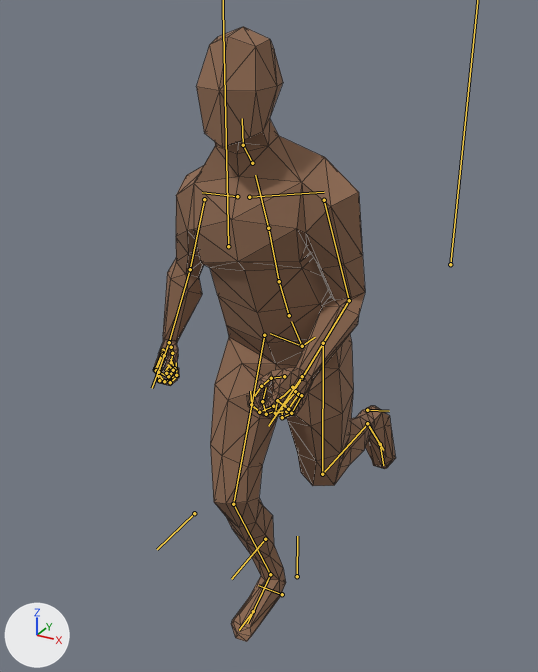
Two versions of the glTF model Soulslike/res/player.gltf, one commit apart.
Before and after are seen from a 50 mm lens placed at (0.77, -1.574, 1.55), pointed at (-0.104, 0.015, 0.756). Arrows for +X, +Y and +Z are at lower left; the lights stay in place. Both versions are drawn at frame 18 of the action 'run'; the numbers are the values there. The bones that bend it are drawn over the model as lines. Mesh edges are drawn as thin lines.
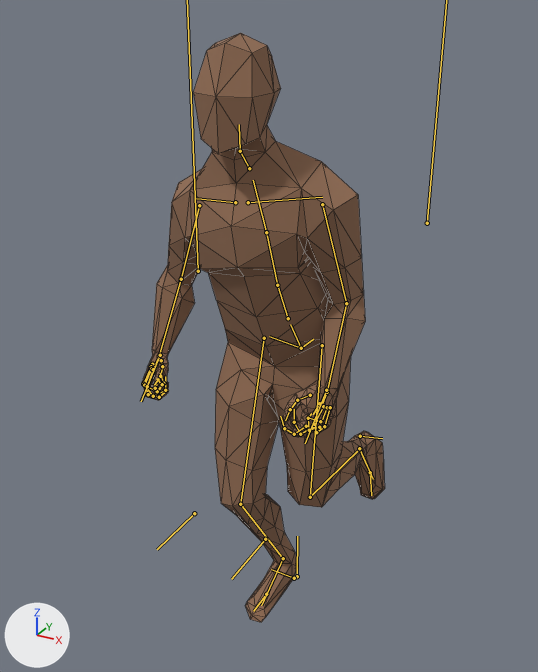
Boxes [x1, y1, x2, y2] around the edits, measured in the pictures (538 x 672 px):
'Cube.001', posed
    before: [153, 27, 396, 642]
    after: [142, 33, 385, 622]
bone 'spine', root to tip
    before: (302, 346) to (291, 321)
    after: (301, 348) to (290, 324)
bone 'shoulder.L', root to tip
    before: (249, 197) to (324, 192)
    after: (248, 202) to (322, 197)
bone 'upper_arm.L', root to tip
    before: (324, 200) to (349, 300)
    after: (322, 204) to (346, 303)
bone 'forearm.L', root to tip
    before: (349, 300) to (302, 378)
    after: (346, 303) to (327, 392)
bone 'hand.L', root to tip
    before: (302, 378) to (293, 390)
    after: (327, 392) to (321, 406)
bone 'shoulder.R', root to tip
    before: (237, 196) to (202, 192)
    after: (235, 202) to (196, 198)
bone 'upper_arm.R', root to tip
    before: (204, 199) to (190, 269)
    after: (199, 205) to (181, 279)
bone 'forearm.R', root to tip
    before: (190, 269) to (169, 342)
    after: (181, 279) to (159, 356)
bone 'hand.R', root to tip
    before: (169, 342) to (164, 354)
    after: (159, 356) to (154, 368)
bone 'thigh.L', root to tip
    before: (323, 343) to (322, 474)
    after: (322, 345) to (310, 497)
bone 'shin.L', root to tip
    before: (322, 474) to (367, 424)
    after: (310, 497) to (359, 449)
bone 'foot.L', root to tip
    before: (367, 424) to (376, 437)
    after: (359, 449) to (366, 465)
bone 'thigh.R', root to tip
    before: (264, 335) to (233, 504)
    after: (264, 338) to (240, 504)
bone 'shin.R', root to tip
    before: (233, 504) to (270, 574)
    after: (240, 504) to (283, 558)
bone 'foot.R', root to tip
    before: (270, 574) to (259, 599)
    after: (283, 558) to (272, 582)

Patch to the scene script:
```diff
--- a/Soulslike/res/player.gltf.py
+++ b/Soulslike/res/player.gltf.py
@@ bone_spine @@
 bone_spine = bpy.data.objects['metarig'].pose.bones['spine']  # child of 'root'
-bone_spine.location = (0.007, -0.042, 0.07)
-bone_spine.rotation_quaternion = (0.988, 0.148, 0.031, 0.022)  # degrees (17, 3, 3)
+bone_spine.location = (0.005, -0.05, 0.071)
+bone_spine.rotation_quaternion = (0.987, 0.154, 0.033, 0.023)  # degrees (18, 3, 3)
@@ bone_shoulder_l @@
 bone_shoulder_l = bpy.data.objects['metarig'].pose.bones['shoulder.L']  # child of 'spine.003'
-bone_shoulder_l.rotation_quaternion = (0.997, -0.057, 0.04, 0.002)  # degrees (-7, 5, 0)
+bone_shoulder_l.rotation_quaternion = (0.997, -0.067, 0.046, 0.015)  # degrees (-8, 5, 1)
@@ bone_upper_arm_l @@
 bone_upper_arm_l = bpy.data.objects['metarig'].pose.bones['upper_arm.L']  # child of 'shoulder.L'
-bone_upper_arm_l.rotation_quaternion = (0.933, -0.212, 0.277, 0.083)  # degrees (-25, 34, 3)
+bone_upper_arm_l.rotation_quaternion = (0.946, -0.212, 0.229, 0.085)  # degrees (-24, 28, 4)
@@ bone_forearm_l @@
 bone_forearm_l = bpy.data.objects['metarig'].pose.bones['forearm.L']  # child of 'upper_arm.L'
-bone_forearm_l.rotation_quaternion = (0.821, -0.2, 0.243, -0.464)  # degrees (-35, 12, -63)
+bone_forearm_l.rotation_quaternion = (0.92, -0.164, 0.149, -0.306)  # degrees (-24, 10, -39)
@@ bone_hand_l @@
 bone_hand_l = bpy.data.objects['metarig'].pose.bones['hand.L']  # child of 'forearm.L'
-bone_hand_l.rotation_quaternion = (0.966, -0.012, -0.24, 0.023)  # degrees (-2, -28, 3)
+bone_hand_l.rotation_quaternion = (0.994, -0.055, -0.068, -0.011)  # degrees (-6, -8, -1)
@@ bone_shoulder_r @@
 bone_shoulder_r = bpy.data.objects['metarig'].pose.bones['shoulder.R']  # child of 'spine.003'
-bone_shoulder_r.rotation_quaternion = (0.994, -0.094, -0.039, -0.033)  # degrees (-11, -5, -3)
+bone_shoulder_r.rotation_quaternion = (0.995, -0.089, -0.044, -0.012)  # degrees (-10, -5, -1)
@@ bone_upper_arm_r @@
 bone_upper_arm_r = bpy.data.objects['metarig'].pose.bones['upper_arm.R']  # child of 'shoulder.R'
-bone_upper_arm_r.rotation_quaternion = (0.99, 0.029, -0.138, 0.02)  # degrees (3, -16, 2)
+bone_upper_arm_r.rotation_quaternion = (0.986, 0.007, -0.161, 0.047)  # degrees (0, -19, 5)
@@ bone_forearm_r @@
 bone_forearm_r = bpy.data.objects['metarig'].pose.bones['forearm.R']  # child of 'upper_arm.R'
-bone_forearm_r.rotation_quaternion = (0.933, -0.201, -0.193, 0.226)  # degrees (-29, -16, 31)
+bone_forearm_r.rotation_quaternion = (0.907, -0.229, -0.193, 0.287)  # degrees (-33, -13, 39)
@@ bone_hand_r @@
 bone_hand_r = bpy.data.objects['metarig'].pose.bones['hand.R']  # child of 'forearm.R'
-bone_hand_r.rotation_quaternion = (0.953, -0.159, 0.073, 0.245)  # degrees (-16, 13, 27)
+bone_hand_r.rotation_quaternion = (0.964, -0.078, 0.125, 0.204)  # degrees (-6, 16, 23)
@@ bone_thigh_l @@
 bone_thigh_l = bpy.data.objects['metarig'].pose.bones['thigh.L']  # child of 'spine'
-bone_thigh_l.rotation_quaternion = (0.994, -0.071, -0.035, 0.073)  # degrees (-8, -3, 9)
+bone_thigh_l.rotation_quaternion = (0.978, -0.187, -0.022, 0.065)  # degrees (-22, -1, 8)
@@ bone_shin_l @@
 bone_shin_l = bpy.data.objects['metarig'].pose.bones['shin.L']  # child of 'thigh.L'
-bone_shin_l.rotation_quaternion = (0.794, 0.606, 0.008, 0.004)  # degrees (75, 0, 1)
+bone_shin_l.rotation_quaternion = (0.744, 0.667, 0.014, 0.02)  # degrees (84, 0, 3)
@@ bone_foot_l @@
 bone_foot_l = bpy.data.objects['metarig'].pose.bones['foot.L']  # child of 'shin.L'
-bone_foot_l.rotation_quaternion = (0.989, 0.044, 0.048, -0.121)  # degrees (4, 6, -14)
+bone_foot_l.rotation_quaternion = (0.993, 0.017, 0.044, -0.103)  # degrees (1, 5, -12)
@@ bone_thigh_r @@
 bone_thigh_r = bpy.data.objects['metarig'].pose.bones['thigh.R']  # child of 'spine'
-bone_thigh_r.rotation_quaternion = (0.93, -0.366, 0.026, 0.013)  # degrees (-43, 3, 0)
+bone_thigh_r.rotation_quaternion = (0.942, -0.331, 0.039, 0.007)  # degrees (-39, 5, -1)
@@ bone_shin_r @@
 bone_shin_r = bpy.data.objects['metarig'].pose.bones['shin.R']  # child of 'thigh.R'
-bone_shin_r.rotation_quaternion = (0.906, 0.407, -0.057, -0.097)  # degrees (49, -1, -13)
+bone_shin_r.rotation_quaternion = (0.896, 0.426, -0.076, -0.099)  # degrees (51, -3, -14)
@@ bone_foot_r @@
 bone_foot_r = bpy.data.objects['metarig'].pose.bones['foot.R']  # child of 'shin.R'
-bone_foot_r.rotation_quaternion = (0.971, -0.211, -0.053, 0.085)  # degrees (-25, -4, 11)
+bone_foot_r.rotation_quaternion = (0.956, -0.272, -0.057, 0.095)  # degrees (-32, -3, 12)
```
